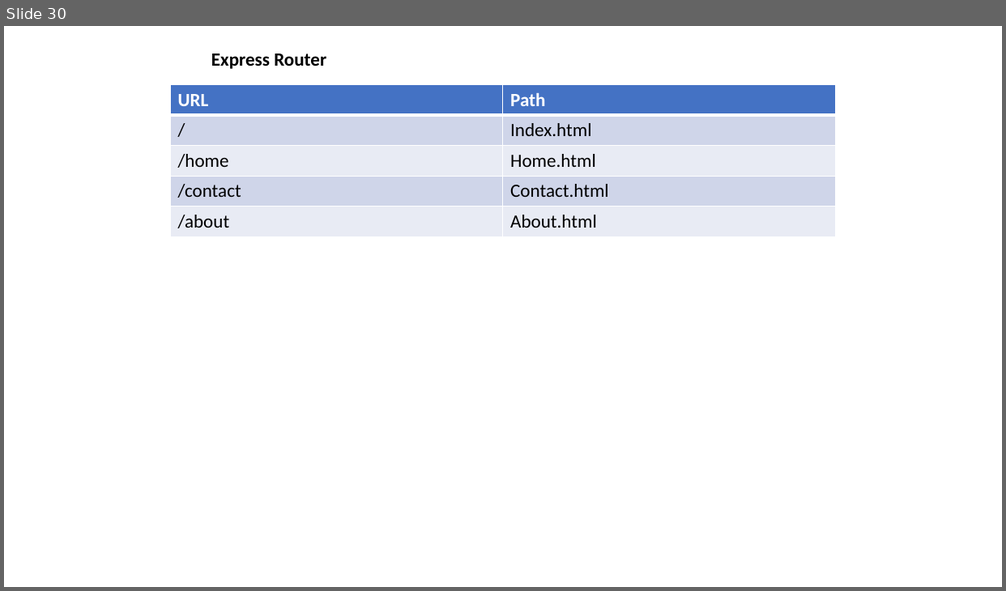
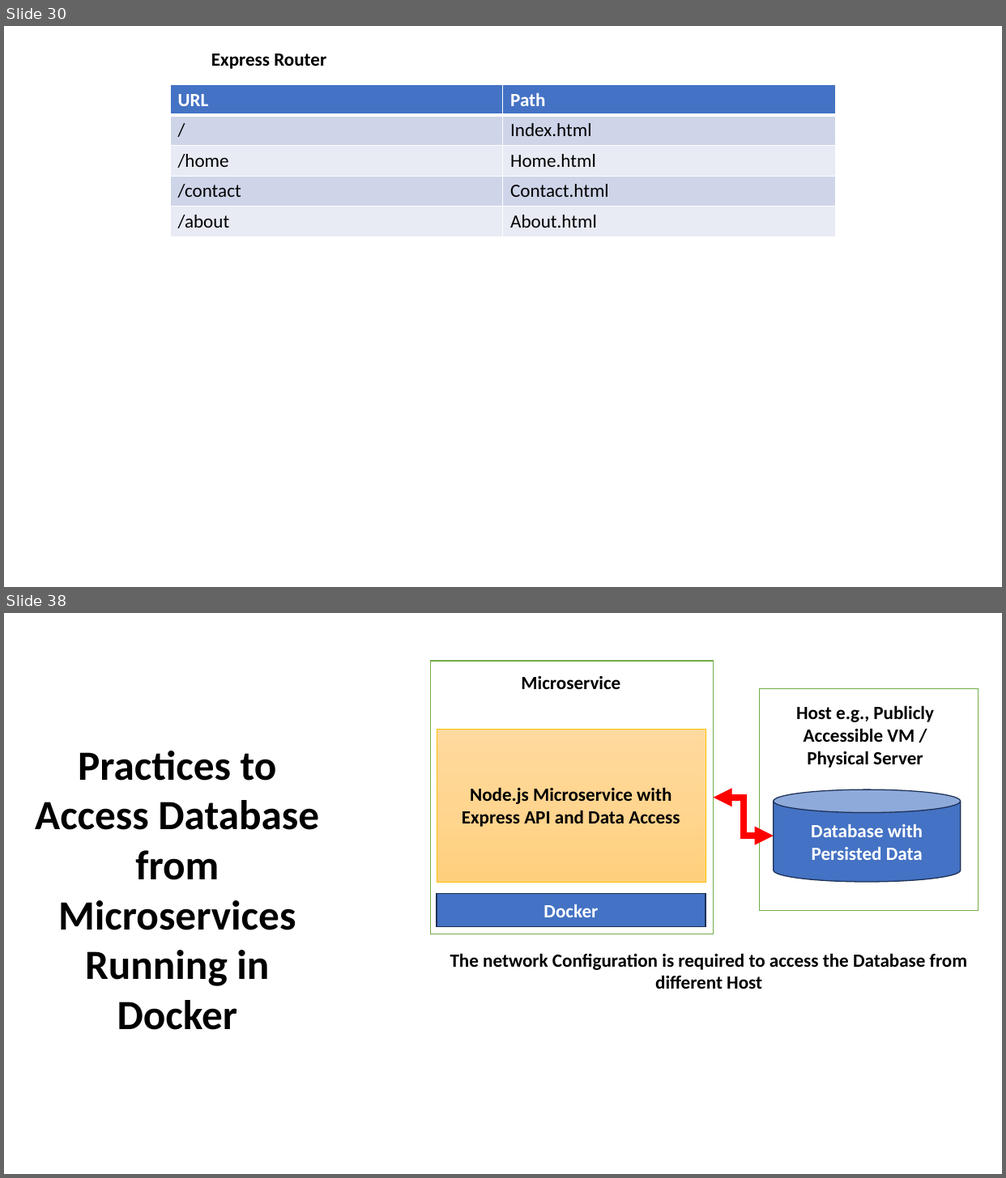
Before and after one commit to maheshsabnis/ugam, a slide deck: Training_Presentetions.pptx. Shown one above the other, each under a label of ours: slide 30 before the commit, slides 30 and 38 after it; the slides between them are not shown. The pictures are 1006x591 and 1006x1178 pixels, drawn with LibreOffice and Linux fonts; fonts in the diff are those of the drawing. Boxes give left, top, right and bottom in pixels: in the first picture for what was removed or moved away, otherwise in the second. Text is boxed around its words. In the diff, an @@ line names an element or a change of style, - is before the commit and + after.

```diff
--- a/Training_Presentetions.pptx
+++ b/Training_Presentetions.pptx
@@ slide 38 added at <box>4,613,1002,1174</box>, background #FFFFFF @@
@@ rectangle added at <box>431,661,714,934</box>, fill #FFFFFF, outline #70AD47 1 pt @@
@@ text added at <box>521,676,620,689</box>, 18 pt, text #000000, bold @@
+Microservice
@@ rectangle added at <box>760,688,978,910</box>, fill #FFFFFF, outline #70AD47 1 pt @@
@@ text added at <box>796,705,934,768</box>, 18 pt, text #000000, bold @@
+Host e.g., Publicly Accessible VM / Physical Server
@@ rectangle added at <box>437,729,705,883</box>, fill gradient #FFDB9E to #FFD590 to #FFD07C, outline #FFC000 0.5 pt, 18 pt, text #000000, bold @@
+Node.js Microservice with Express API and Data Access
@@ text added at <box>35,751,319,1030</box>, 40 pt, text #000000, bold @@
+Practices to Access Database from Microservices Running in Docker
@@ elbow double arrow added from (714, 798) to (774, 836), #FF0000 6 pt @@
@@ cylinder added at <box>774,790,961,882</box>, fill #4472C4, outline #1E3256 1 pt, 18 pt, text #FFFFFF, bold @@
+Database with Persisted Data
@@ rectangle added at <box>437,894,705,927</box>, fill #4472C4, outline #1E3256 1 pt, 18 pt, text #FFFFFF, bold @@
+Docker
@@ text added at <box>450,953,967,989</box>, 18 pt, text #000000, bold @@
+The network Configuration is required to access the Database from different Host
```
Also in this commit, not shown: 8 other slides added, 9 other files.
